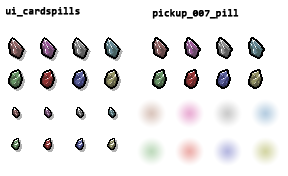
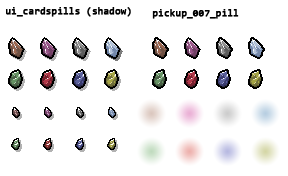
Comparing the layer stacks of the two 288 x 176 images. Changes:
added layer "Hagalaz - V3" (1st of 2, in "pickup_007_pill") in group "pickup_007_pill" over 154, 40, 167, 57
hid "Hagalaz" (1st of 2, in "pickup_007_pill") over 154, 40, 167, 57
added layer "Jera V2" (1st of 3, in "pickup_007_pill") in group "pickup_007_pill" over 184, 37, 201, 57
hid "Jera" (1st of 3, in "pickup_007_pill") over 184, 37, 201, 57
added layer "Dagaz - V2" (1st of 2, in "pickup_007_pill") in group "pickup_007_pill" over 250, 40, 263, 57
added layer "Perthro V2" (1st of 2, in "pickup_007_pill") in group "pickup_007_pill" over 184, 69, 197, 89
hid "Perthro" (1st of 3, in "pickup_007_pill") over 184, 69, 197, 89
added layer "Algiz V3" (1st of 2, in "pickup_007_pill") in group "pickup_007_pill" over 250, 71, 261, 87
added layer "Hagalaz - V3" (2nd of 2, in "ui_cardspills" › "LEFT") in group "LEFT" over 10, 40, 23, 57
renamed "Hagalaz" to "Hagalaz - V1", hid it over 10, 40, 23, 57
added layer "Jera V2" (2nd of 3, in "ui_cardspills" › "LEFT") in group "LEFT" over 42, 40, 55, 57
hid "Jera" (2nd of 3, in "ui_cardspills" › "LEFT") over 42, 40, 55, 57
added layer "Dagaz - V2" (2nd of 2, in "ui_cardspills" › "LEFT") in group "LEFT" over 106, 40, 123, 61
added layer "Perthro V2" (2nd of 2, in "ui_cardspills" › "RIGHT") in group "RIGHT" over 42, 71, 53, 87
hid "Perthro" (2nd of 3, in "ui_cardspills" › "RIGHT") over 42, 71, 53, 87
added layer "Algiz V3" (2nd of 2, in "ui_cardspills" › "RIGHT") in group "RIGHT" over 106, 71, 117, 87
renamed "Algiz" to "Algiz V1", hid it over 106, 71, 117, 87
added layer "Algiz V2" (2nd of 2, in "ui_cardspills" › "SMALL" › "SMALL - RIGHT") in group "SMALL - RIGHT" over 108, 140, 115, 149
hid "Algiz" (2nd of 2, in "ui_cardspills" › "SMALL" › "SMALL - RIGHT") over 108, 140, 115, 149
renamed "ui_cardspills" to "ui_cardspills (shadow)", painted on it over 87, 7, 131, 17
…and 4 more changes (2 added, 2 visibility)
